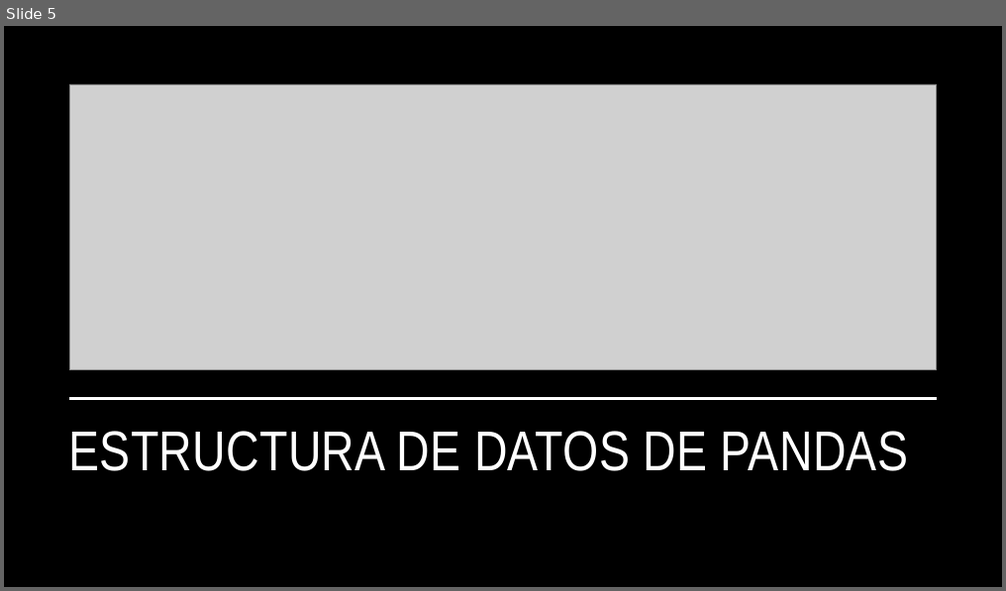
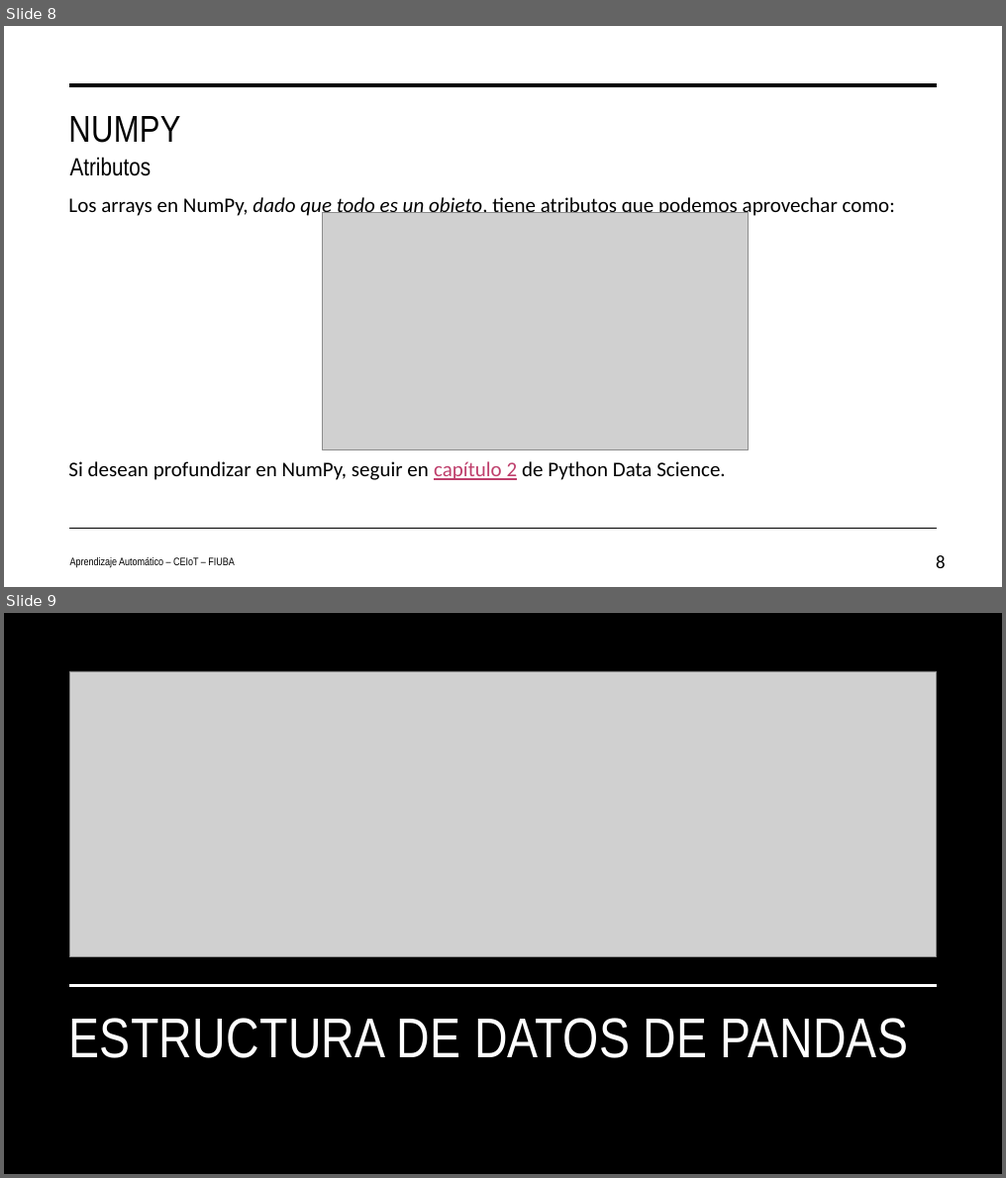
Before and after one commit to facundolucianna/Apre_Aut_CEIoT, a slide deck: clase3/teoria/clase3.pptx. Shown one above the other, each under a label of ours: slide 5 before the commit, slides 8 and 9 after it. The pictures are 1006x591 and 1006x1178 pixels, drawn with LibreOffice and Linux fonts; fonts in the diff are those of the drawing; grey boxes stand for pictures. Boxes give left, top, right and bottom in pixels: in the first picture for what was removed or moved away, otherwise in the second. Text is boxed around its words. In the diff, an @@ line names an element or a change of style, - is before the commit and + after.

```diff
--- a/clase3/teoria/clase3.pptx
+++ b/clase3/teoria/clase3.pptx
@@ slide 8 added at bbox=[4, 26, 1002, 587], background #FFFFFF @@
@@ line added from (70, 85) to (937, 85), #000000 3.5 pt @@
@@ title added at bbox=[68, 116, 180, 143], 36 pt, text #000000 @@
+NUMPY
@@ text added at bbox=[70, 157, 152, 176], 24 pt, text #000000 @@
+Atributos
@@ text added at bbox=[68, 194, 895, 480], 20 pt, text #000000 @@
+Los arrays en NumPy, dado que todo es un objeto, tiene atributos que podemos aprovechar como:
+Si desean profundizar en NumPy, seguir en capítulo 2 de Python Data Science.
@@ picture added at bbox=[322, 213, 748, 451] @@
@@ line added from (70, 529) to (937, 529), #000000 1 pt @@
@@ text added at bbox=[70, 558, 234, 568], 10.5 pt, text #000000 @@
+Aprendizaje Automático – CEIoT – FIUBA
@@ page number added at bbox=[936, 556, 945, 569], 18 pt, text #000000 @@
+8
@@ what was slide 5 is now slide 9 @@
```
Also in this commit, not shown: 1 slide changed, 3 other slides added, 12 other files.
